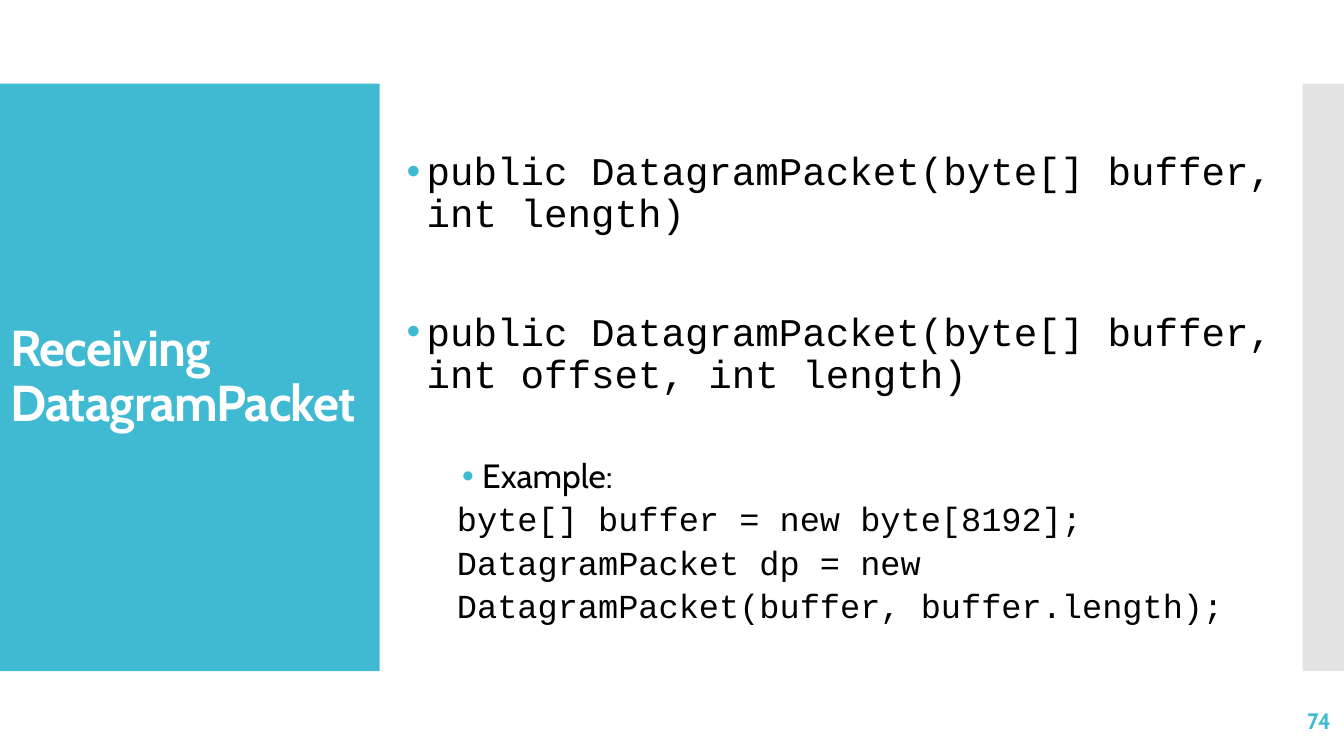
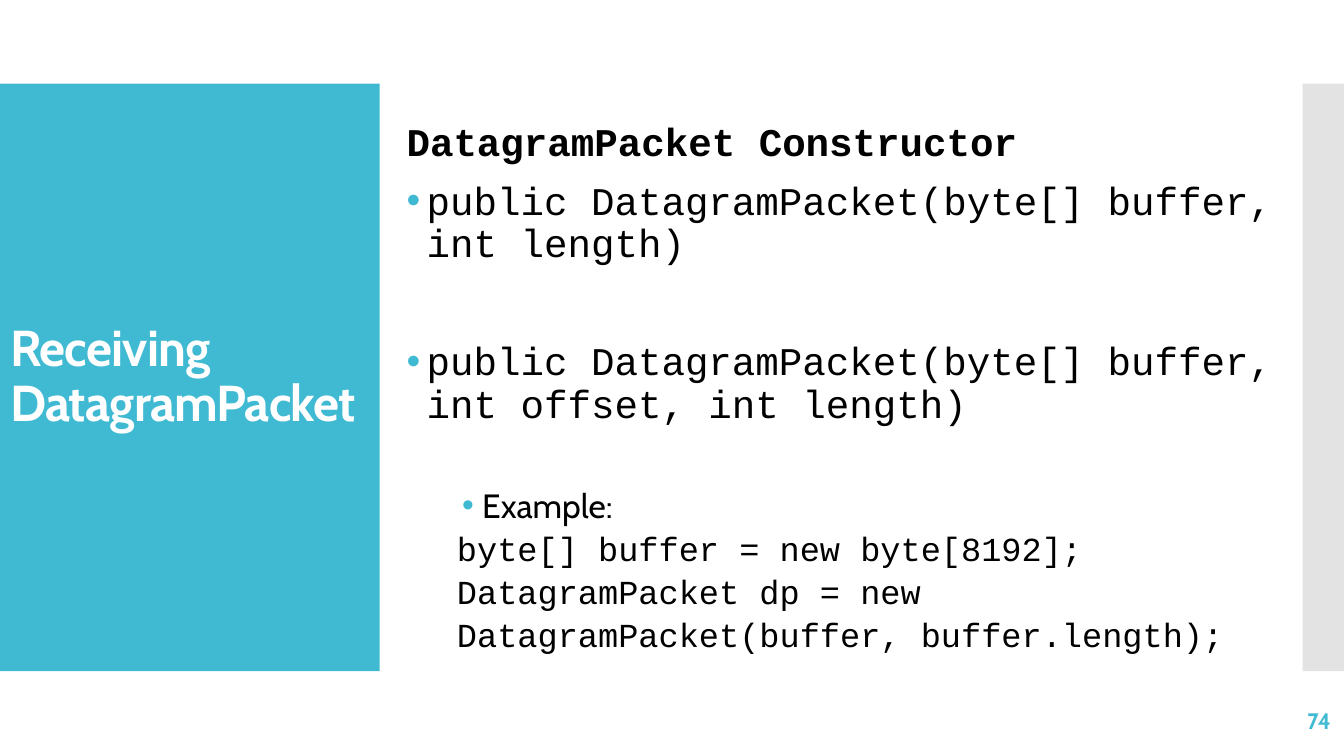
Before and after one commit to jrambasana/AJP2022-code, a slide deck: slide 74 of AJP Slides/AJP - Unit 1 - Java Networking.pptx. Drawn at 1344x756 pixels with LibreOffice and Linux fonts; fonts in the diff are those of the drawing. Boxes give left, top, right and bottom in pixels: in the first picture for what was removed or moved away, otherwise in the second. Text is boxed around its words. In the diff, an @@ line names an element or a change of style, - is before the commit and + after.

```diff
--- a/AJP Slides/AJP - Unit 1 - Java Networking.pptx
+++ b/AJP Slides/AJP - Unit 1 - Java Networking.pptx
@@ text at <box>407,127,1017,165</box>: paragraph added @@
+DatagramPacket Constructor
```
Also in this commit, not shown: 5 other slides changed.
